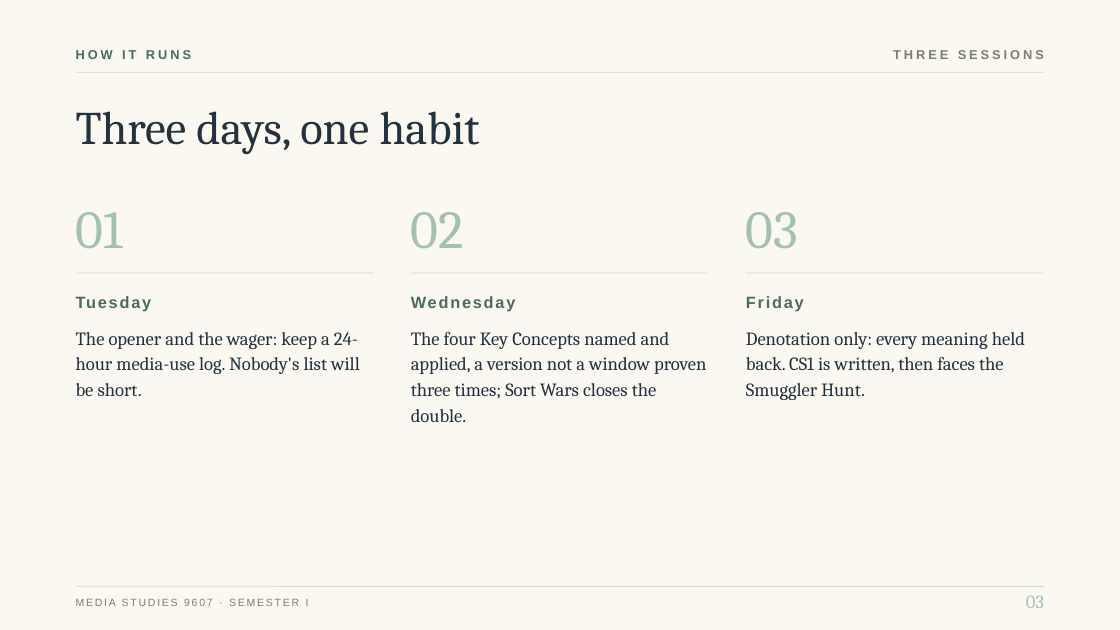
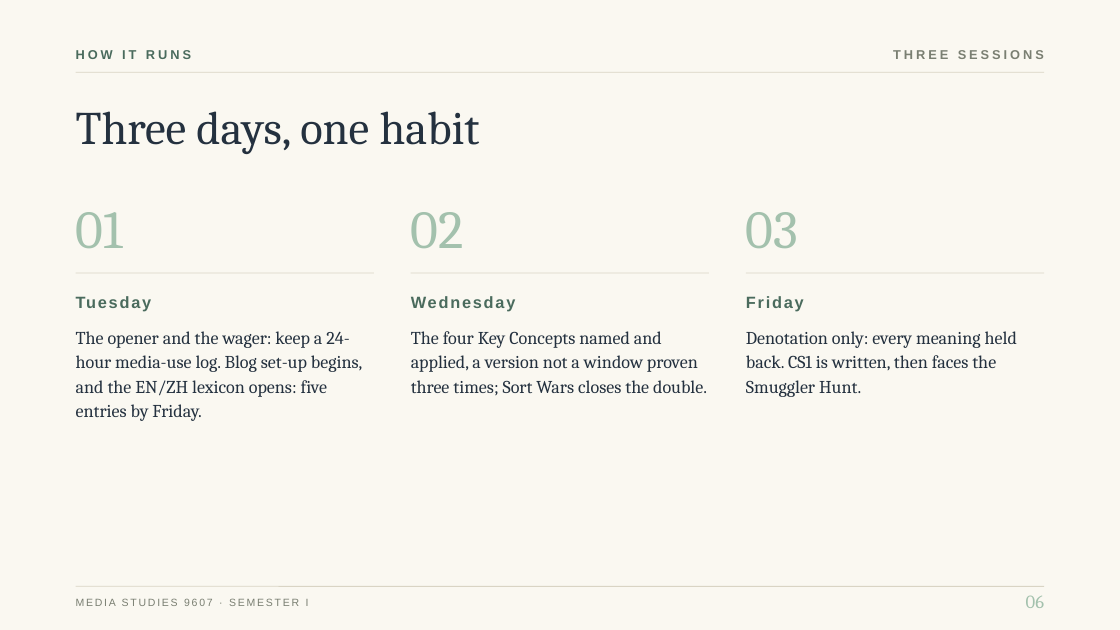
Before and after one commit to ohwowgreat/courses-site, a slide deck: slide 11 of content/decks/media-studies/media-studies-s1-lesson-01-the-four-key-concepts.pptx (slide 10 before the commit). Drawn at 1120x630 pixels with LibreOffice and Linux fonts; fonts in the diff are those of the drawing. Boxes give left, top, right and bottom in pixels: in the first picture for what was removed or moved away, otherwise in the second. Text is boxed around its words. In the diff, an @@ line names an element or a change of style, - is before the commit and + after.

```diff
--- a/content/decks/media-studies/media-studies-s1-lesson-01-the-four-key-concepts.pptx
+++ b/content/decks/media-studies/media-studies-s1-lesson-01-the-four-key-concepts.pptx
@@ text "The four Key Concepts named ..." at (x1=411, y1=331, x2=707, y2=396): size 16 to 15.5 pt; line spacing 22pt to 21pt @@
@@ text "Denotation only: every meaning held ..." at (x1=746, y1=331, x2=1017, y2=397): size 16 to 15.5 pt; line spacing 22pt to 21pt @@
@@ text at (x1=76, y1=331, x2=362, y2=421): text changed; size 16 to 15.5 pt @@
-The opener and the wager: keep a 24-hour media-use log. Nobody's list will be short.
+The opener and the wager: keep a 24-hour media-use log. Blog set-up begins, and the EN/ZH lexicon opens: five entries by Friday.
@@ text at (x1=1026, y1=595, x2=1044, y2=608): text changed @@
-03
+06
```
Also in this commit, not shown: 4 other slides changed, 3 slides added, 2 slides removed, 39 other files.
